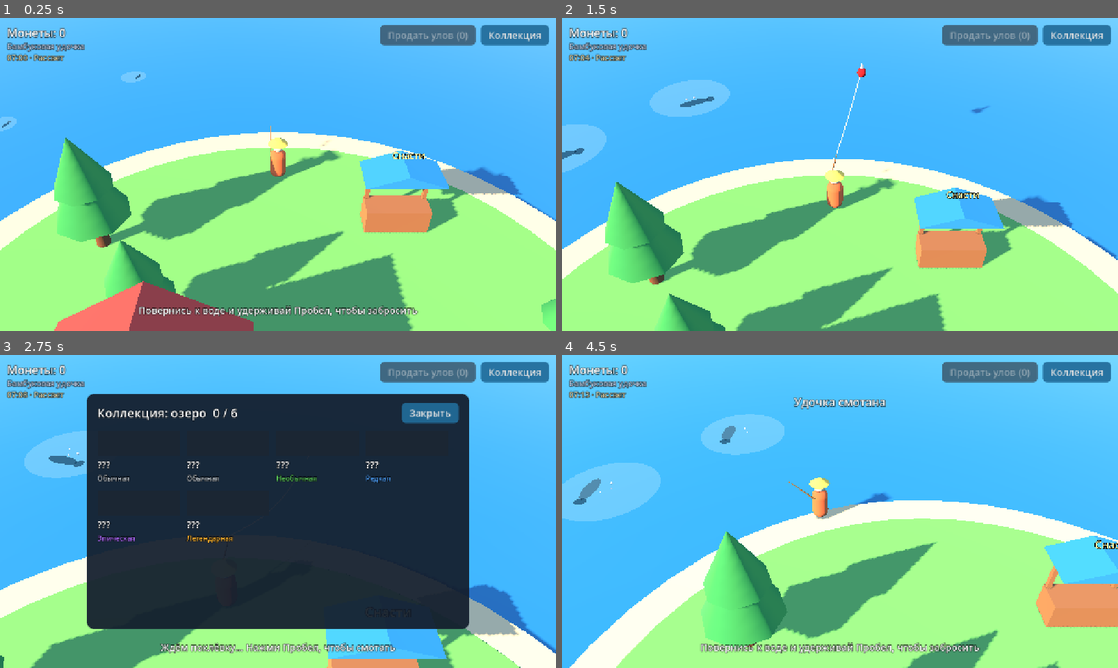
Above: before the commit, frames 1-4 (two rows, left to right).
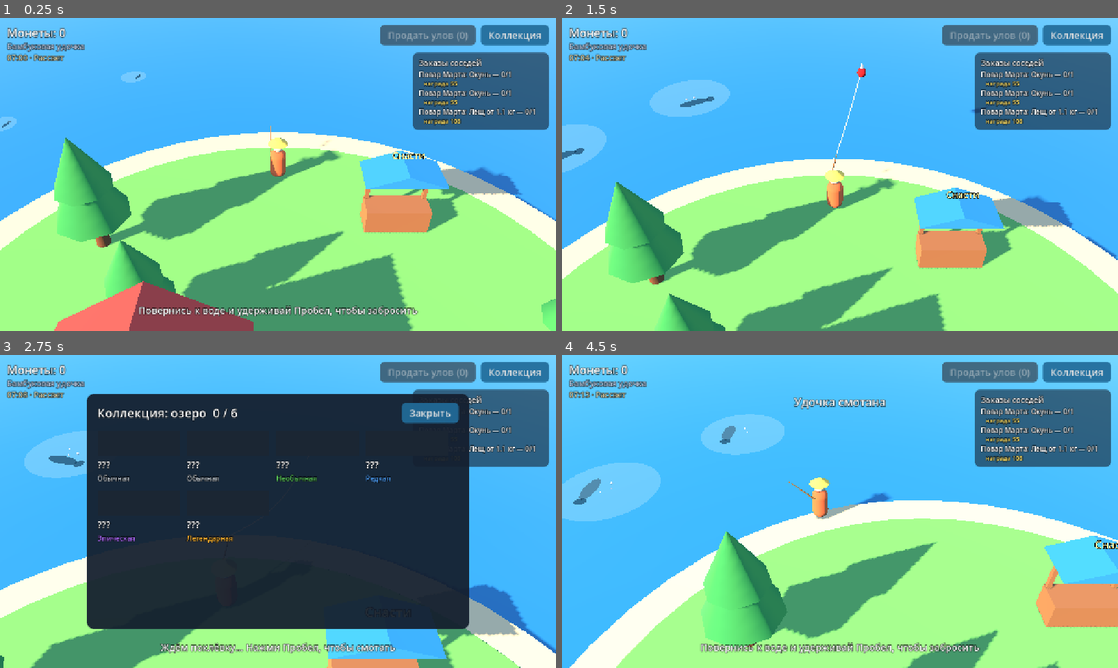
Above: after the commit, the same moments.

Repository: s-cryptor/fishing
Game: Godot game, scene res://scenes/main.tscn
Two runs of this game, one before a commit and one after it. Both use one fixed random seed, a clock stepped at 60 frames per second and the inputs below.
Inputs (mouse positions are in pixels of both pictures, inside the frame that each line leads up to):
- Up to frame 1 (0.25 s): no input
- Up to frame 2 (1.5 s): move the mouse to (962, 158) at 0.52 s; hold D (move_right) 0.53-1.28 s; hold Space (fish_action) 0.53-1.28 s; click (962, 158) at 0.67 s; move the mouse to (728, 190) at 1.27 s; hold S (move_back) from 1.28 s (still down); tap E (interact) at 1.35 s; click (728, 190) at 1.42 s
- Up to frame 3 (2.75 s): move the mouse to (333, 442) at 2.02 s; release S (move_back) at 2.03 s; hold D (move_right) from 2.03 s (still down); hold C (toggle_collection) from 2.03 s (still down); click (333, 442) at 2.17 s
- Up to frame 4 (4.5 s): move the mouse to (812, 574) at 2.77 s; release D (move_right) at 2.78 s; release C (toggle_collection) at 2.78 s; hold W (move_forward) 2.78-3.53 s; tap Space (fish_action) at 2.85 s; click (812, 574) at 2.92 s; move the mouse to (1006, 558) at 3.52 s; hold E (interact) 3.53-4.28 s; hold A (move_left) from 3.53 s (still down); click (1006, 558) at 3.67 s; move the mouse to (673, 464) at 4.27 s; tap C (toggle_collection) at 4.35 s; click (673, 464) at 4.42 s

The runs differ from the first frame. In frame 1, 6.1% of the frame differs, in the area x 74-99%, y 10-36%; in frame 2, 6.1%; in frame 3, 3.7%; in frame 4, 6.1%.

Commit message:
Заказы соседей
- OrderBook: генерация заказов по счётчику seed, учёт улова, сериализация
- 3 активных заказа, награда ≈ 2.5× цены улова; первые два — обучающие
- GameState платит награду и выдаёт новый заказ, сохранения v3
- Виджет заказов в HUD и тост о выполнении
- Тесты: детерминизм, достижимость веса, засчитывание, сохранение

Co-Authored-By: Claude Opus 5.5 <noreply@anthropic.com>

Diff:
--- a/scenes/ui/hud.tscn
+++ b/scenes/ui/hud.tscn
@@ -7,6 +7,18 @@
 [ext_resource type="Script" path="res://scripts/ui/catch_popup.gd" id="6_popup"]
 [ext_resource type="Script" path="res://scripts/ui/collection_panel.gd" id="7_collection"]
 [ext_resource type="Script" path="res://scripts/ui/shop_panel.gd" id="8_shop"]
+[ext_resource type="Script" path="res://scripts/ui/orders_tracker.gd" id="9_orders"]
+
+[sub_resource type="StyleBoxFlat" id="orders_panel"]
+bg_color = Color(0.08, 0.12, 0.18, 0.6)
+corner_radius_top_left = 12
+corner_radius_top_right = 12
+corner_radius_bottom_right = 12
+corner_radius_bottom_left = 12
+content_margin_left = 14.0
+content_margin_top = 10.0
+content_margin_right = 14.0
+content_margin_bottom = 10.0
 
 [node name="Hud" type="CanvasLayer"]
 script = ExtResource("1_hud")
@@ -79,6 +91,35 @@
 size_flags_vertical = 0
 focus_mode = 0
 text = "Коллекция"
+
+[node name="OrdersTracker" type="PanelContainer" parent="Root"]
+layout_mode = 1
+anchor_left = 1.0
+anchor_right = 1.0
+offset_left = -330.0
+offset_top = 80.0
+offset_right = -16.0
+offset_bottom = 120.0
+grow_horizontal = 0
+mouse_filter = 2
+theme_override_styles/panel = SubResource("orders_panel")
+script = ExtResource("9_orders")
+
+[node name="VBox" type="VBoxContainer" parent="Root/OrdersTracker"]
+layout_mode = 2
+mouse_filter = 2
+theme_override_constants/separation = 2
+
+[node name="Title" type="Label" parent="Root/OrdersTracker/VBox"]
+layout_mode = 2
+theme_override_font_sizes/font_size = 18
+text = "Заказы соседей"
+
+[node name="OrdersList" type="VBoxContainer" parent="Root/OrdersTracker/VBox"]
+unique_name_in_owner = true
+layout_mode = 2
+mouse_filter = 2
+theme_override_constants/separation = 0
 
 [node name="ToastLabel" type="Label" parent="Root"]
 unique_name_in_owner = true
--- a/scripts/core/game_state.gd
+++ b/scripts/core/game_state.gd
@@ -6,6 +6,8 @@
 signal money_changed(money: int)
 signal inventory_changed
 signal gear_changed
+signal orders_changed
+signal order_completed(order: Dictionary)
 
 const CATALOG: FishCatalog = preload("res://data/fish_catalog.tres")
 const GEAR_CATALOG: GearCatalog = preload("res://data/gear_catalog.tres")
@@ -23,6 +25,7 @@
 var collection: Dictionary = {}
 var owned_gear: Array[String] = []
 var equipped_gear_id := ""
+var orders := OrderBook.new(CATALOG)
 
 var _store := SaveStore.new(DebugTools.save_path if DebugTools.save_path else "user://save.json")
 
@@ -40,8 +43,17 @@
 	entry["best_kg"] = maxf(entry["best_kg"], weight_kg)
 	collection[key] = entry
 	inventory.append({"fish_id": key, "weight_kg": weight_kg})
+	var completed := orders.register_catch(fish, weight_kg)
+	for order in completed:
+		money += int(order["reward"])
+	orders.refill()
 	_save()
 	inventory_changed.emit()
+	orders_changed.emit()
+	for order in completed:
+		order_completed.emit(order)
+	if not completed.is_empty():
+		money_changed.emit(money)
 	return is_new
 
 
@@ -95,6 +107,7 @@
 		"collection": collection,
 		"owned_gear": owned_gear,
 		"equipped_gear": equipped_gear_id,
+		"orders": orders.to_dict(),
 	})
 
 
@@ -109,3 +122,6 @@
 	equipped_gear_id = data.get("equipped_gear", starter)
 	if gear_catalog.get_rod(StringName(equipped_gear_id)) == null:
 		equipped_gear_id = starter
+	# До v3 заказов не было — refill выдаст первые.
+	orders.load_dict(data.get("orders", {}))
+	orders.refill()
--- /dev/null
+++ b/scripts/core/order_book.gd
@@ -0,0 +1,94 @@
+class_name OrderBook
+extends RefCounted
+## Заказы соседей: «поймай N рыб вида X весом от Y кг». Чистая логика
+## без сцены — генерация по счётчику seed, учёт улова, сериализация.
+## Заказ: {giver, fish_id, min_kg, count, progress, reward}.
+
+const ACTIVE_ORDERS := 3
+const GIVERS: Array[String] = ["Повар Марта", "Торговец Лука", "Смотритель маяка", "Бабушка Агата"]
+## Сколько рыб просят в зависимости от редкости.
+const COUNT_BY_RARITY: Array[Vector2i] = [Vector2i(2, 5), Vector2i(1, 3), Vector2i(1, 2), Vector2i(1, 1), Vector2i(1, 1)]
+## Награда — во сколько раз дороже, чем просто продать такой улов.
+const REWARD_MULT := 2.5
+## Первые заказы — обучающие: 1–2 обычные рыбы любого веса.
+const TUTORIAL_ORDERS := 2
+
+var orders: Array[Dictionary] = []
+## Сколько заказов уже выдано: из него получается seed следующего.
+var issued := 0
+
+var _catalog: FishCatalog
+
+
+func _init(catalog: FishCatalog) -> void:
+	_catalog = catalog
+
+
+## Добирает заказы до ACTIVE_ORDERS. Возвращает true, если что-то добавилось.
+func refill() -> bool:
+	var added := false
+	while orders.size() < ACTIVE_ORDERS:
+		orders.append(generate(issued))
+		issued += 1
+		added = true
+	return added
+
+
+func generate(seed_value: int) -> Dictionary:
+	var rng := RandomNumberGenerator.new()
+	rng.seed = hash(seed_value)
+	# Просим чаще обычную рыбу, но не только её.
+	var pool := _catalog.fish
+	if seed_value < TUTORIAL_ORDERS:
+		pool = pool.filter(func(f: FishData) -> bool: return f.rarity == FishData.Rarity.COMMON)
+	var weights := PackedFloat32Array()
+	for f in pool:
+		weights.append(sqrt(f.spawn_weight))
+	var fish := pool[rng.rand_weighted(weights)]
+	var range_kg := fish.max_weight_kg - fish.min_weight_kg
+	var min_kg := snappedf(fish.min_weight_kg + range_kg * rng.randf_range(0.1, 0.45), 0.1)
+	var counts := COUNT_BY_RARITY[fish.rarity]
+	var count := rng.randi_range(counts.x, counts.y)
+	if seed_value < TUTORIAL_ORDERS:
+		min_kg = 0.0
+		count = rng.randi_range(1, 2)
+	# Награду считаем хотя бы от среднего веса, иначе «любая рыба» стоит копейки.
+	var average_kg := (fish.min_weight_kg + fish.max_weight_kg) * 0.5
+	return {
+		"giver": GIVERS[rng.randi() % GIVERS.size()],
+		"fish_id": String(fish.id),
+		"min_kg": min_kg,
+		"count": count,
+		"progress": 0,
+		"reward": roundi(fish.value_for(maxf(min_kg, average_kg)) * count * REWARD_MULT) + 10,
+	}
+
+
+## Засчитывает улов. Возвращает выполненные заказы (уже убранные из списка).
+func register_catch(fish: FishData, weight_kg: float) -> Array[Dictionary]:
+	var completed: Array[Dictionary] = []
+	for order in orders:
+		if order["fish_id"] == String(fish.id) and weight_kg >= order["min_kg"]:
+			order["progress"] = int(order["progress"]) + 1
+			if order["progress"] >= int(order["count"]):
+				completed.append(order)
+			# Одна рыба закрывает только один заказ.
+			break
+	for order in completed:
+		orders.erase(order)
+	return completed
+
+
+static func describe(order: Dictionary, catalog: FishCatalog) -> String:
+	var fish := catalog.get_fish(StringName(order["fish_id"]))
+	return "%s: %s%s — %d/%d" % [order["giver"], fish.display_name if fish else "?",
+			" от %.1f кг" % order["min_kg"] if order["min_kg"] > 0.0 else "", int(order["progress"]), int(order["count"])]
+
+
+func to_dict() -> Dictionary:
+	return {"orders": orders, "issued": issued}
+
+
+func load_dict(data: Dictionary) -> void:
+	orders.assign(data.get("orders", []))
+	issued = int(data.get("issued", 0))
--- a/scripts/core/save_store.gd
+++ b/scripts/core/save_store.gd
@@ -4,7 +4,7 @@
 ## Облачный бэкенд для синхронизации между устройствами реализует
 ## тот же load_data()/save_data().
 
-const VERSION := 2
+const VERSION := 3
 
 var path: String
 
--- a/scripts/ui/hud.gd
+++ b/scripts/ui/hud.gd
@@ -35,6 +35,8 @@
 		_refresh_wallet())
 	GameState.inventory_changed.connect(_refresh_wallet)
 	GameState.gear_changed.connect(_refresh_gear)
+	GameState.order_completed.connect(func(order: Dictionary) -> void:
+		toast("Заказ выполнен: %s, +%d монет" % [order["giver"], int(order["reward"])]))
 	_sell_button.pressed.connect(_on_sell_pressed)
 	_shop_button.pressed.connect(_open_shop)
 	%CollectionButton.pressed.connect(_toggle_collection)
--- /dev/null
+++ b/scripts/ui/orders_tracker.gd
@@ -0,0 +1,26 @@
+class_name OrdersTracker
+extends PanelContainer
+## Компактный список активных заказов в углу экрана.
+
+@onready var _list: VBoxContainer = %OrdersList
+
+
+func _ready() -> void:
+	GameState.orders_changed.connect(_rebuild)
+	_rebuild()
+
+
+func _rebuild() -> void:
+	for child in _list.get_children():
+		child.queue_free()
+	for order in GameState.orders.orders:
+		var label := Label.new()
+		label.text = OrderBook.describe(order, GameState.catalog)
+		label.add_theme_font_size_override("font_size", 16)
+		label.autowrap_mode = TextServer.AUTOWRAP_WORD_SMART
+		var reward := Label.new()
+		reward.text = "   награда %d" % int(order["reward"])
+		reward.add_theme_font_size_override("font_size", 14)
+		reward.modulate = Color(1.0, 0.88, 0.4)
+		_list.add_child(label)
+		_list.add_child(reward)
--- a/tests/test_fishing_session.gd
+++ b/tests/test_fishing_session.gd
@@ -21,6 +21,7 @@
 	test_always_reeling_snaps_strong_fish()
 	test_luck_brings_rare_fish()
 	test_bite_schedule()
+	test_orders()
 	test_balance_curve()
 	print("\n%s" % ("ВСЕ ТЕСТЫ ПРОЙДЕНЫ" if _failures == 0 else "ПРОВАЛОВ: %d" % _failures))
 	quit(1 if _failures > 0 else 0)
@@ -56,6 +57,40 @@
 		if s.state == FishingSession.State.SNAPPED:
 			snapped += 1
 	_check(snapped > RUNS * 0.9, "сом рвёт леску, если тупо мотать (%d%%)" % (snapped * 100 / RUNS))
+
+
+func test_orders() -> void:
+	var book := OrderBook.new(CATALOG)
+	book.refill()
+	_check(book.orders.size() == OrderBook.ACTIVE_ORDERS, "выдано %d заказа" % OrderBook.ACTIVE_ORDERS)
+	var again := OrderBook.new(CATALOG)
+	again.refill()
+	_check(again.orders == book.orders, "заказы детерминированы")
+	for i in OrderBook.TUTORIAL_ORDERS:
+		var first_fish := CATALOG.get_fish(StringName(book.orders[i]["fish_id"]))
+		_check(first_fish.rarity == FishData.Rarity.COMMON, "обучающий заказ %d — на обычную рыбу" % (i + 1))
+
+	var feasible := true
+	for i in 500:
+		var order := book.generate(i)
+		var fish := CATALOG.get_fish(StringName(order["fish_id"]))
+		feasible = feasible and order["min_kg"] < fish.max_weight_kg and order["reward"] > 0
+	_check(feasible, "требуемый вес всегда достижим")
+
+	var order: Dictionary = book.orders[0]
+	var fish := CATALOG.get_fish(StringName(order["fish_id"]))
+	book.register_catch(fish, order["min_kg"] - 0.05)
+	_check(int(order["progress"]) == 0, "лёгкая рыба не засчитывается")
+	var completed: Array[Dictionary] = []
+	for i in int(order["count"]):
+		completed = book.register_catch(fish, order["min_kg"] + 0.01)
+	_check(completed.size() == 1 and completed[0] == order and not order in book.orders,
+			"заказ выполняется ровно на нужной рыбе")
+	_check(book.refill() and book.orders.size() == OrderBook.ACTIVE_ORDERS, "на место выполненного приходит новый")
+
+	var restored := OrderBook.new(CATALOG)
+	restored.load_dict(JSON.parse_string(JSON.stringify(book.to_dict())))
+	_check(restored.orders.size() == book.orders.size() and restored.issued == book.issued, "заказы переживают сохранение")
 
 
 func test_bite_schedule() -> void:
Not shown, added: scripts/core/order_book.gd.uid
Not shown, added: scripts/ui/orders_tracker.gd.uid
Not shown, changed: GDD.md
